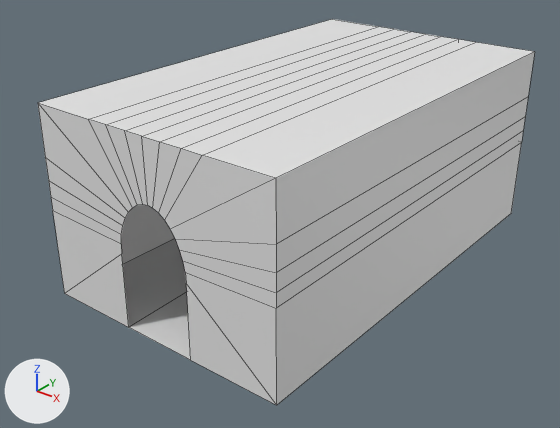
Two versions of the FBX model Assets/Mesh3D/SM_Coridor_001.fbx, one commit apart.
One viewpoint serves both versions: a 50 mm camera at (9.86, -13.48, 9.04) aimed at (-0.12, -1.0, 1.3). The axes (+X, +Y, +Z) are drawn at lower left. The lights are the same throughout. Mesh edges are drawn as thin lines.
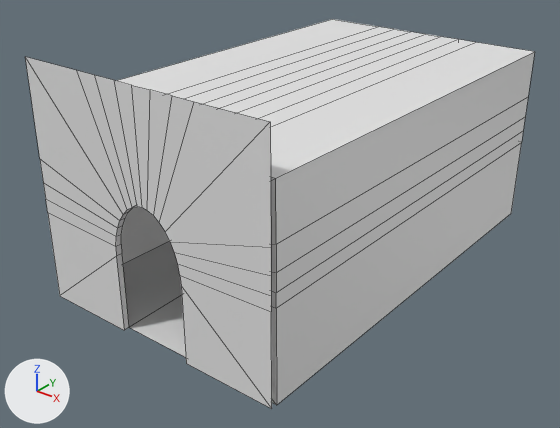
The newer file is also turned or shifted as a whole; pictures and numbers use the older file's frame.

Scene script edits in JSON lines:
```json
{"block": "me_cube", "where": "# used by ob_cube; location = (0.0, 0.0, 0.0)"}
{"op": "remove", "block": "me_cube", "code": "me_cube.from_pydata(...)  # 100 vertices, 81 faces; spans x -3.0..3.0, y -5.0..5.0, z 0.0..4.36"}
{"op": "add", "block": "me_cube", "code": "me_cube.from_pydata(...)  # 136 vertices, 121 faces; spans x -3.0..3.0, y -5.13..5.0, z 0.0..5.31"}
{"block": "me_cube", "change": "me_cube part 1"}
{"block": "me_cube", "change": "4 vertices are removed from x -0.89..0.89, y -5.0, z 0.0"}
{"block": "me_cube", "change": "19 vertices are added at x -3.0..3.0, y -5.13, z 0.0..5.31"}
{"block": "me_cube", "change": "21 new vertices lie (0.0, -0.13, 0.0) away from vertices in x -0.89..0.89, y -5.0, z 0.0..3.03"}
{"block": "me_cube", "change": "40 new faces join them"}
```

Pixel boxes [x1, y1, x2, y2] of what changed, in the pictures (560 x 428 px):
```json
{"object": "Cube", "change": "reshaped", "before": [38, 19, 535, 405], "after": [25, 19, 535, 409]}
{"part": 1, "of": "me_cube", "change": "built on", "after": [25, 57, 272, 409]}
```
